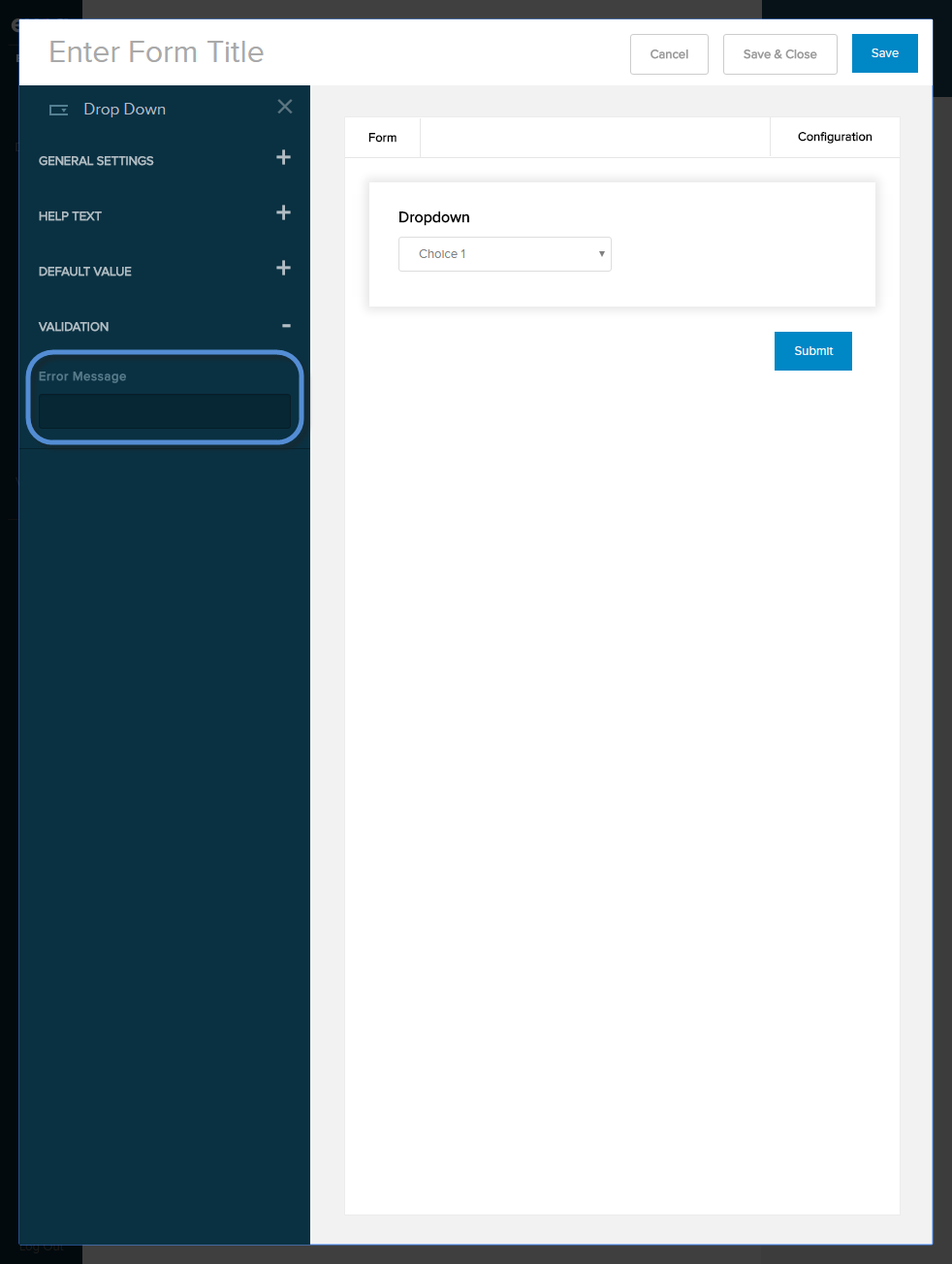
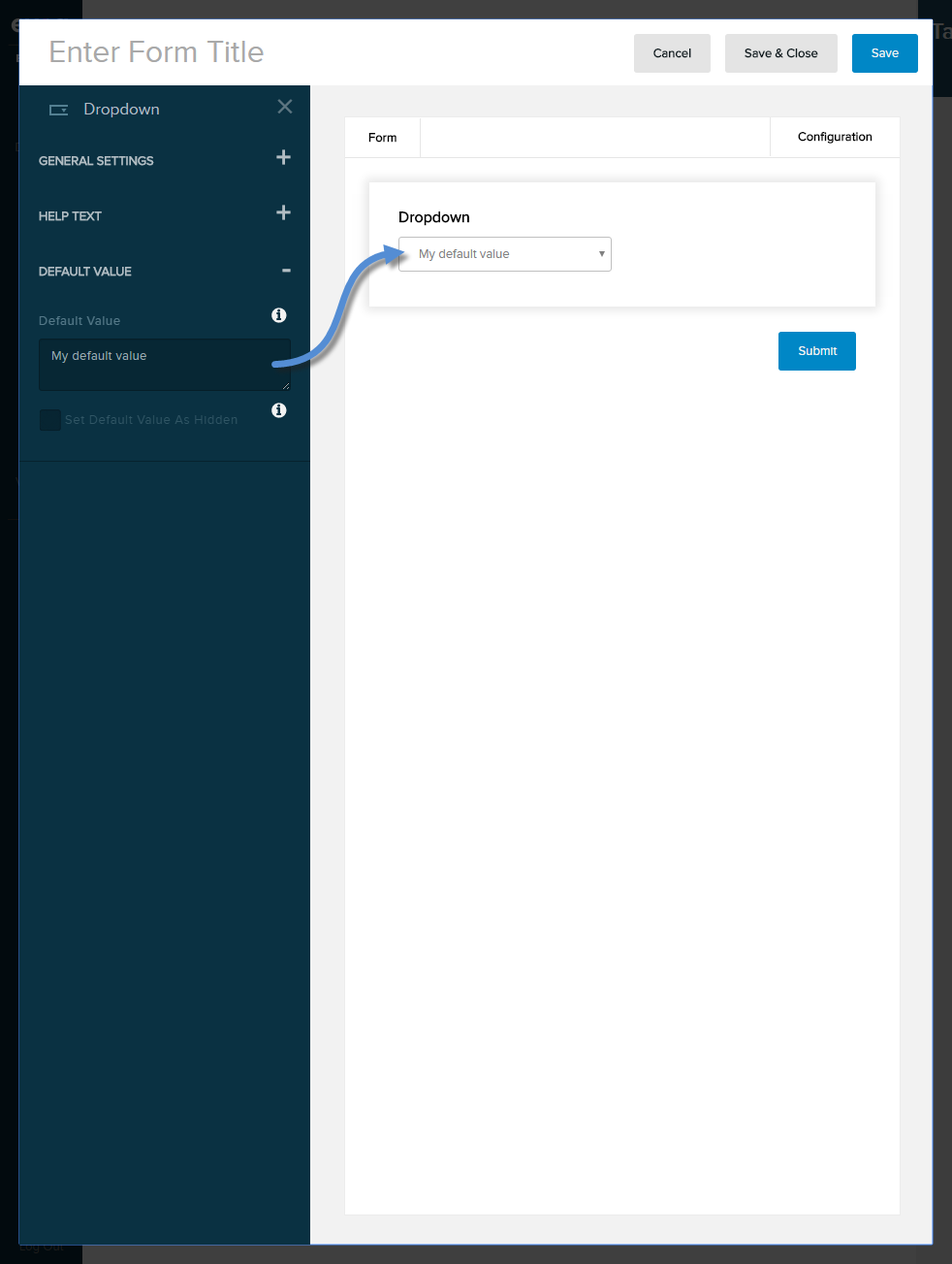
Revision of a layered 952×1264 image; what changed, layer by layer:
hid "validation" over [19, 0, 952, 1264]
renamed "default value" to "default value (old)", hid it over [19, 0, 952, 1264]
added layer "default value (new)" above "mask - default value" over [19, 0, 952, 1264]
renamed "help text - tooltip" to "help text - tooltip (old)", hid it, painted on it over [19, 0, 952, 1264]
renamed "help text - below" to "help text - below (old)", hid it over [19, 0, 952, 1264]
added layer "help text - tooltop (new)" above "help text - below ( new)" over [19, 0, 952, 1264]
added layer "help text - below ( new)" above "mask - help" over [19, 0, 952, 1264]
